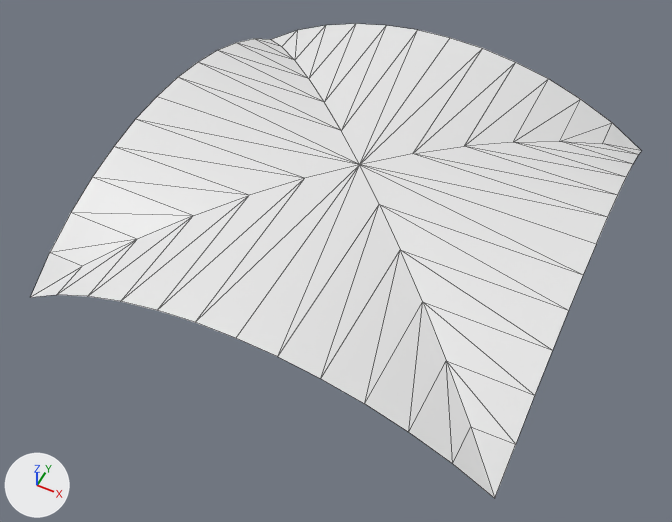
An edit to the glTF model resources/models/ceiling-crossing.gltf, drawn before and after from the same camera.
Rendered twice from a camera (50 mm lens) standing at (1.19, -2.61, 3.93) and looking at (0.01, -0.24, 0.97). The lights are fixed; the arrows at lower left show +X, +Y and +Z. The older version comes first. Mesh edges are drawn as thin lines.

The first picture shows 'ceiling-crossing'.
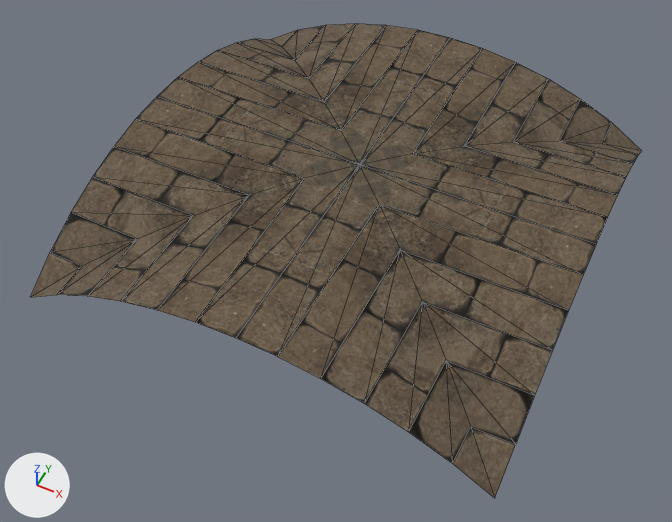
Edits to the bpy script that builds the scene:
```text
Add img_brickwall_diffuse_jpg:
    img_brickwall_diffuse_jpg = load_image('brickwall-diffuse.jpg', 'brickwall-diffuse.jpg', 512, 512, 'sRGB')
Add img_brickwall_normal_jpg:
    img_brickwall_normal_jpg = load_image('brickwall-normal.jpg', 'brickwall-normal.jpg', 512, 512, 'Non-Color')
Change mat_ceiling:
    where n0 = _N.new('ShaderNodeBsdfPrincipled'); n0.name = 'Principled BSDF'
    add n0.inputs[2].default_value = 0.95  # 'Roughness'
    add n2 = _N.new('ShaderNodeTexImage'); n2.name = 'Image Texture'
    add n2.image = img_brickwall_diffuse_jpg
    add n3 = _N.new('ShaderNodeNormalMap'); n3.name = 'Normal Map'
    add n3.uv_map = 'UVMap'
    add n4 = _N.new('ShaderNodeTexImage'); n4.name = 'Image Texture.001'
    add n4.image = img_brickwall_normal_jpg
    add _L.new(n2.outputs[0], n0.inputs[0])  # 'Color' to 'Base Color'
    add _L.new(n3.outputs[0], n0.inputs[5])  # 'Normal' to 'Normal'
    add _L.new(n4.outputs[0], n3.inputs[1])  # 'Color' to 'Color'
```

Boxes (x1, y1, x2, y2) around the edits, measured in the pictures (672 x 522 px):
'ceiling-crossing', surface changed (white to brown): (31, 24, 641, 498) in both
